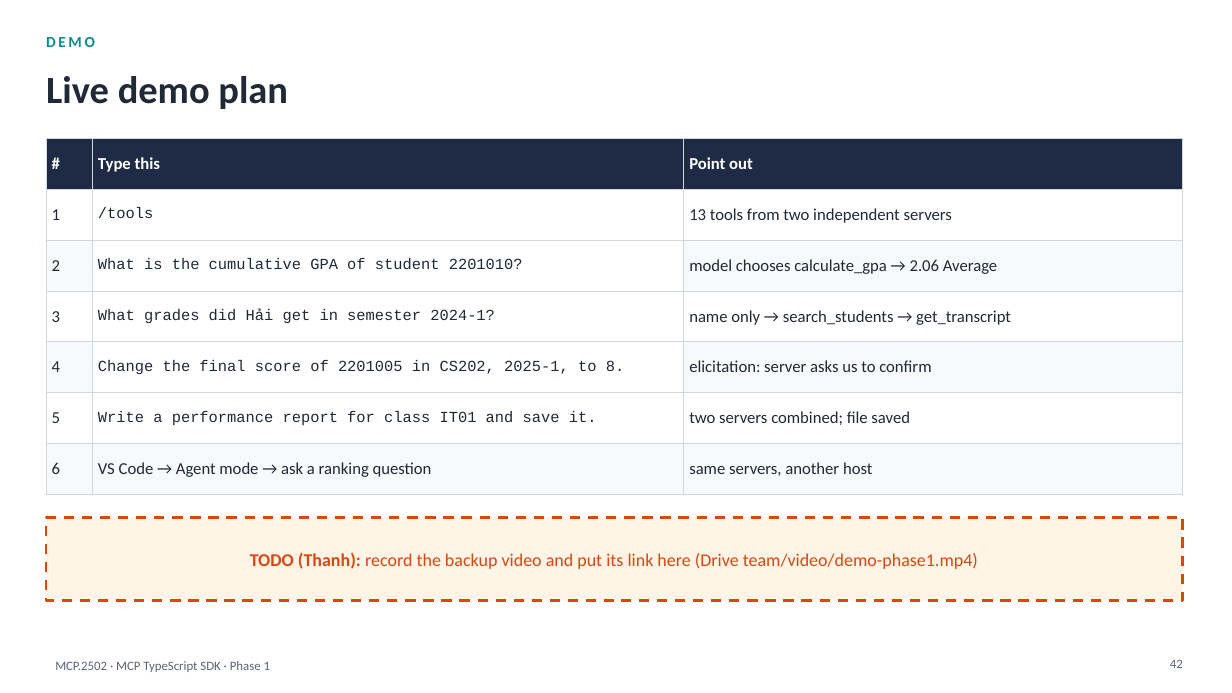
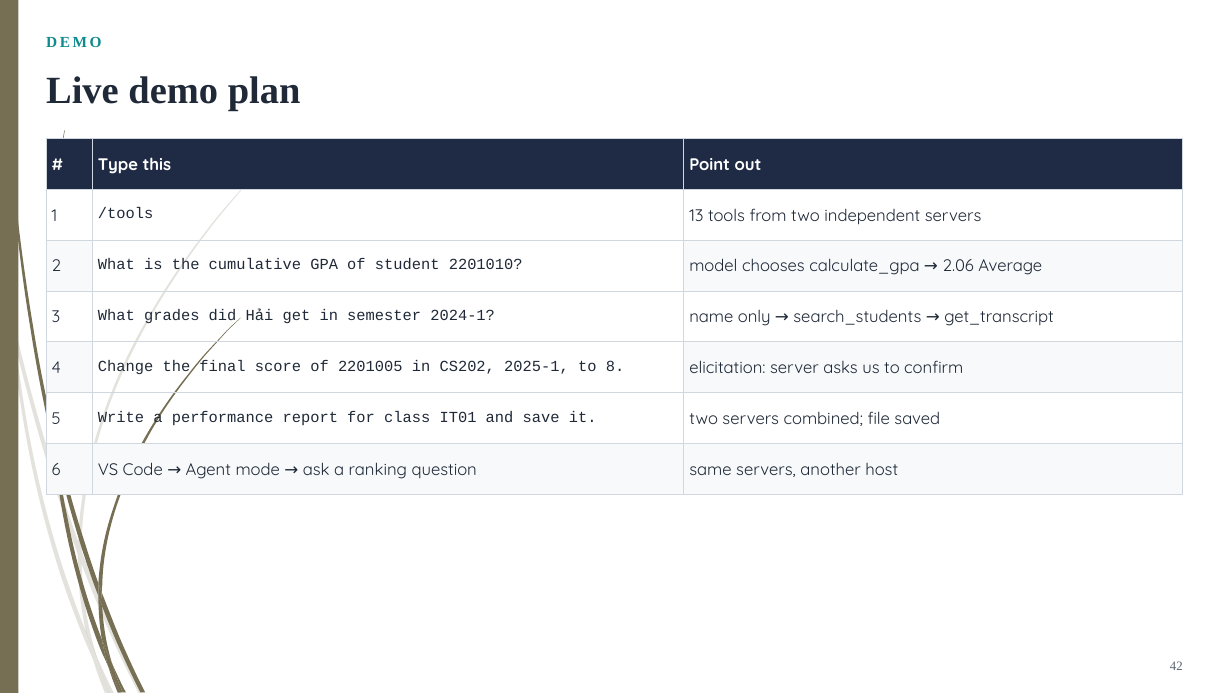
Before and after one commit to HaHiepThanh/mcp-ts, a slide deck: slide 42 of phase1/MCP-TS-SDK-phase1.pptx. Drawn at 1232x693 pixels with LibreOffice and Linux fonts; fonts in the diff are those of the drawing. Boxes give left, top, right and bottom in pixels: in the first picture for what was removed or moved away, otherwise in the second. Text is boxed around its words. In the diff, an @@ line names an element or a change of style, - is before the commit and + after.

```diff
--- a/phase1/MCP-TS-SDK-phase1.pptx
+++ b/phase1/MCP-TS-SDK-phase1.pptx
@@ rectangle added at [0, 0, 18, 693], fill #766F54 @@
@@ text "DEMO" at [46, 36, 102, 47]: font Calibri to Times New Roman @@
@@ text "Live demo plan" at [46, 76, 301, 111]: font Calibri to Times New Roman @@
@@ table at [46, 139, 1183, 494] @@
@@ font Calibri to Quicksand in "#", "Type this", "Point out", "1" and 12 more places @@
@@ rectangle removed at [46, 518, 1183, 601] @@
@@ text removed at [250, 553, 978, 569] @@
-TODO (Thanh): record the backup video and put its link here (Drive team/video/demo-phase1.mp4)
@@ group added at [0, 141, 288, 693]: 10 freeform shapes @@
@@ group added at [3, 0, 240, 693]: 12 freeform shapes @@
@@ page number at [1170, 661, 1183, 670]: font Calibri to Times New Roman; vertical alignment top to middle @@
@@ text removed at [55, 661, 270, 672] @@
-MCP.2502 · MCP TypeScript SDK · Phase 1
```
Also in this commit, not shown: 45 other slides changed, 36 other files.
